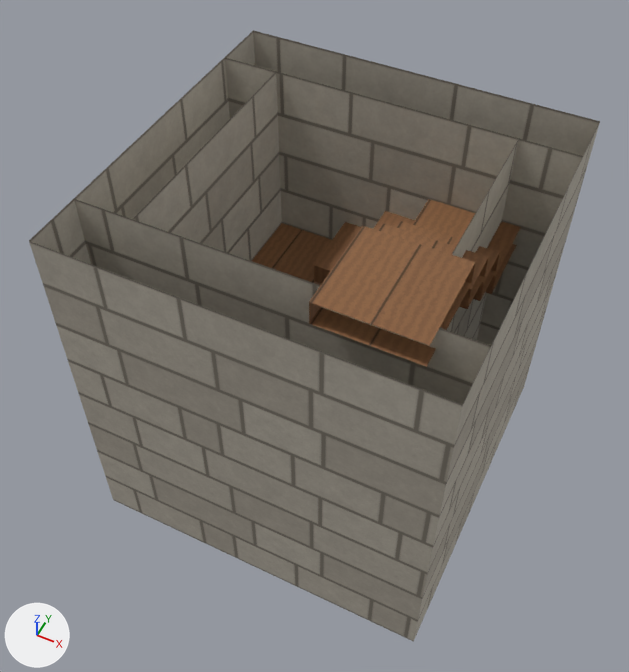
Two versions of the FBX model Assets/Content/Landscape/Models/Castle/Tower_Stair.fbx, one commit apart.
Rendered twice from a 50 mm camera at (1.94, -4.18, 6.58) aimed at (-0.11, -0.09, 1.47). Arrows for +X, +Y and +Z are at lower left; the lights stay in place. The older version comes first. Where no turn or scale is listed for an object, it has been applied to the vertices.

The first picture shows 'Tower_Stair'.
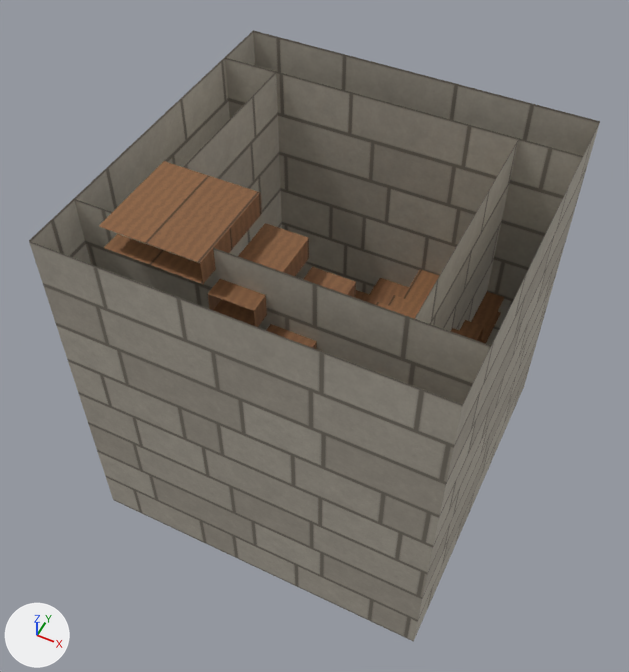
What differs and where, as boxes [x1, y1, x2, y2] in the pictures (629 x 672 px; the box of a moved part takes in the faces that stretch with it):
part 1 of me_tower_stair, moved or reshaped (not visible afterwards): before [252, 223, 332, 285]
part 2 of me_tower_stair, moved or reshaped (mostly hidden afterwards): before [314, 222, 361, 284]; after [355, 290, 369, 301]
part 3 of me_tower_stair, moved or reshaped: before [373, 211, 415, 230]; after [365, 278, 409, 305]
part 4 of me_tower_stair, moved or reshaped: before [412, 199, 521, 294]; after [403, 269, 505, 344]
part 5 of me_tower_stair, moved or reshaped: before [397, 221, 500, 301]; after [387, 295, 484, 342]
part 6 of me_tower_stair, moved or reshaped (mostly hidden afterwards): before [378, 223, 488, 309]; after [375, 302, 473, 339]
part 7 of me_tower_stair, moved or reshaped (not visible afterwards): before [309, 226, 475, 367]
part 8 of me_tower_stair, moved or reshaped (not visible before): after [266, 267, 356, 349]
part 9 of me_tower_stair, moved or reshaped (not visible before): after [208, 223, 309, 327]
part 10 of me_tower_stair, moved or reshaped (not visible before): after [99, 161, 262, 284]

Edits to the bpy script that builds the scene:
```text
Change me_tower_stair:
    where me_tower_stair.from_pydata(...)  # 120 vertices, 68 faces; spans x -1.4..1.4, y -1.4..1.4, z 0.0..3.0
    used by ob_tower_stair; location = (0.0, 0.0, 0.0)
    me_tower_stair part 1: the loose piece of 8 vertices spanning x -1.1..-0.36, y 0.36..1.1, z 1.32..1.5 is moved by (0.0, 0.0, -0.75)
    me_tower_stair part 2: the loose piece of 8 vertices spanning x -0.34..-0.01, y 0.36..1.1, z 1.57..1.75 is moved by (0.0, 0.0, -0.75)
    me_tower_stair part 3: the loose piece of 8 vertices spanning x 0.01..0.34, y 0.36..1.1, z 1.82..2.0 is moved by (0.0, 0.0, -0.75)
    me_tower_stair part 4: the loose piece of 8 vertices spanning x 0.36..1.1, y 0.36..1.1, z 2.07..2.25 is moved by (0.0, 0.0, -0.75)
    me_tower_stair part 5: the loose piece of 8 vertices spanning x 0.36..1.1, y 0.01..0.34, z 2.32..2.5 is moved by (0.0, 0.0, -0.75)
    me_tower_stair part 6: the loose piece of 8 vertices spanning x 0.36..1.1, y -0.34..-0.01, z 2.57..2.75 is moved by (0.0, 0.0, -0.75)
    me_tower_stair part 7: the loose piece of 8 vertices spanning x 0.36..1.1, y -1.1..-0.36, z 2.82..3.0 is moved by (0.0, 0.0, -0.75)
    me_tower_stair part 8: the loose piece of 8 vertices spanning x 0.01..0.34, y -1.1..-0.36, z 0.07..0.25 is moved by (0.0, 0.0, 2.25)
    me_tower_stair part 9: the loose piece of 8 vertices spanning x -0.34..-0.01, y -1.1..-0.36, z 0.32..0.5 is moved by (0.0, 0.0, 2.25)
    me_tower_stair part 10: the loose piece of 8 vertices spanning x -1.1..-0.36, y -1.1..-0.36, z 0.57..0.75 is moved by (0.0, 0.0, 2.25)
```
